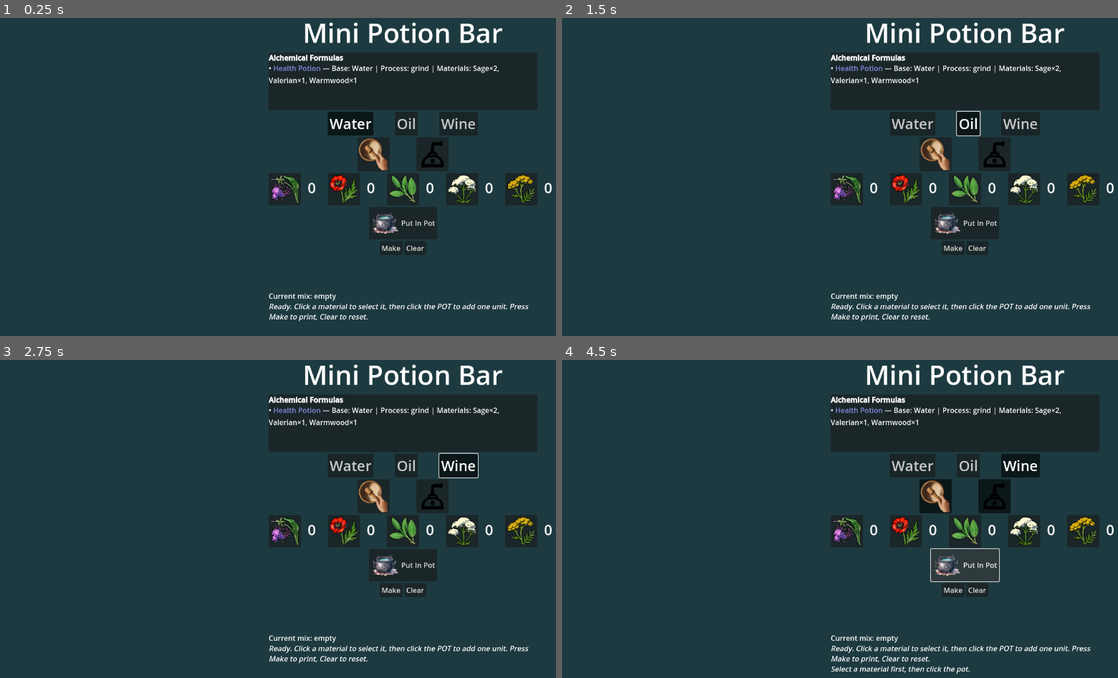
Above: before the commit, frames 1-4 (two rows, left to right).
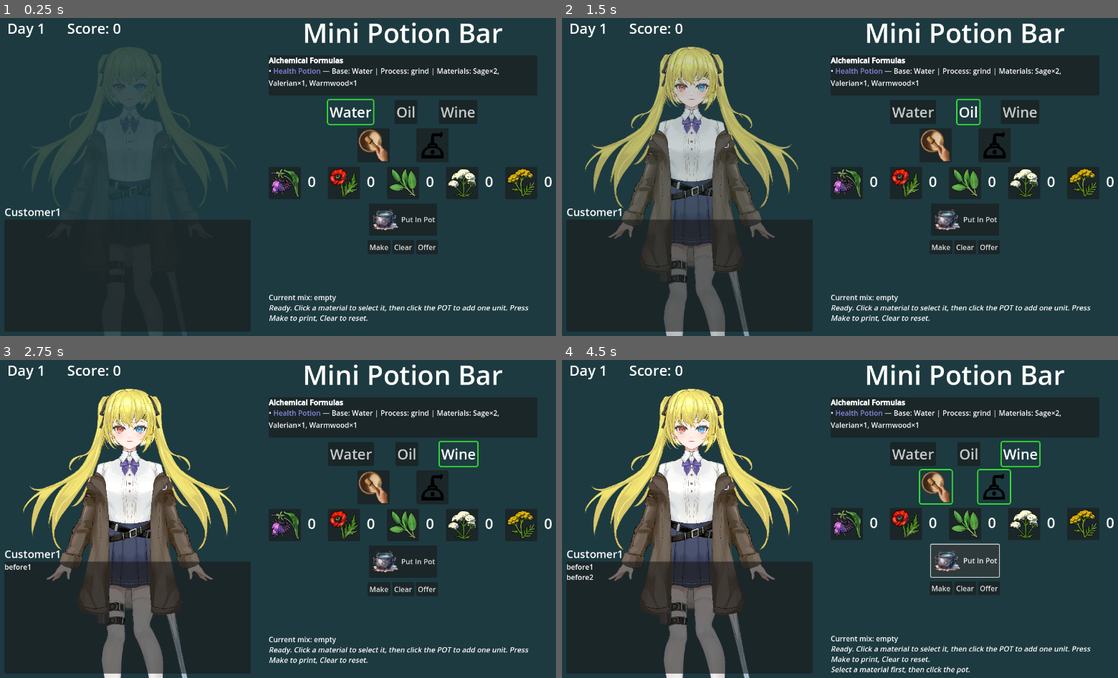
Above: after the commit, the same moments.

Repository: Airon-Tree/PotionBar
Game: Godot game, scene res://Object/main.tscn
Same seed, same stepped clock (60 frames per second), same inputs: the game is played once before the commit and once after it.
Inputs (mouse positions are in pixels of both pictures, inside the frame that each line leads up to; where the layout moved, square brackets give the same spot in the first picture):
- Up to frame 1 (0.25 s): no input
- Up to frame 2 (1.5 s): click "Water" at 0.5 s; click "Oil" at 1.25 s
- Up to frame 3 (2.75 s): click "Wine" at 2 s
- Up to frame 4 (4.5 s): click (934, 487) [934, 496] at 2.75 s; click (995, 487) [995, 496] at 3.5 s; click "Put In Pot" at 4.25 s

The runs differ from the first frame. In frame 1, 9.6% of the frame differs, in the area x 0-100%, y 1-100%; in frame 2, 19%; in frame 3, 20%; in frame 4, 21%.

Commit message:
Basic framework completed

Diff:
--- /dev/null
+++ b/Object/customer.tscn
@@ -0,0 +1,63 @@
+[gd_scene load_steps=3 format=3 uid="uid://b7d67ruwk3dle"]
+
+[ext_resource type="Script" uid="uid://pbau4clwxyso" path="res://Script/customer.gd" id="1_2bhhp"]
+[ext_resource type="Texture2D" uid="uid://biedd1f1qvq3j" path="res://Art/customer1.png" id="1_5g0ex"]
+
+[node name="Customer" type="Control"]
+layout_mode = 3
+anchors_preset = 0
+script = ExtResource("1_2bhhp")
+
+[node name="Date" type="Label" parent="."]
+layout_mode = 0
+offset_left = 16.0
+offset_top = 10.0
+offset_right = 56.0
+offset_bottom = 55.0
+theme_override_font_sizes/font_size = 32
+text = "Date"
+
+[node name="Score" type="Label" parent="."]
+layout_mode = 0
+offset_left = 150.0
+offset_top = 10.0
+offset_right = 235.0
+offset_bottom = 55.0
+theme_override_font_sizes/font_size = 32
+text = "Score"
+
+[node name="Portrait" type="TextureRect" parent="."]
+layout_mode = 1
+offset_top = -69.99999
+offset_right = 2894.0
+offset_bottom = 5251.0
+scale = Vector2(0.2, 0.2)
+texture = ExtResource("1_5g0ex")
+
+[node name="Name" type="Label" parent="."]
+layout_mode = 0
+offset_left = 10.0
+offset_top = 426.0
+offset_right = 560.0
+offset_bottom = 460.0
+theme_override_font_sizes/font_size = 24
+text = "Name"
+
+[node name="Dialogue" type="PanelContainer" parent="."]
+custom_minimum_size = Vector2(550, 128)
+layout_mode = 0
+offset_left = 10.0
+offset_top = 460.0
+offset_right = 560.0
+offset_bottom = 710.0
+
+[node name="ScrollContainer" type="ScrollContainer" parent="Dialogue"]
+layout_mode = 2
+
+[node name="DialogText" type="RichTextLabel" parent="Dialogue/ScrollContainer"]
+custom_minimum_size = Vector2(550, 250)
+layout_mode = 2
+theme_override_colors/default_color = Color(1, 1, 1, 1)
+theme_override_constants/line_separation = 4
+bbcode_enabled = true
+fit_content = true
--- a/Object/main.tscn
+++ b/Object/main.tscn
@@ -1,8 +1,13 @@
-[gd_scene load_steps=2 format=3 uid="uid://dx3bok7uj30cc"]
+[gd_scene load_steps=4 format=3 uid="uid://dx3bok7uj30cc"]
 
+[ext_resource type="Script" uid="uid://ca5xam3ddgu8g" path="res://Script/gamemanager.gd" id="1_f1bcj"]
 [ext_resource type="PackedScene" uid="uid://bbj6qmh87eu20" path="res://Object/potion_bar.tscn" id="1_mwa4b"]
+[ext_resource type="PackedScene" uid="uid://b7d67ruwk3dle" path="res://Object/customer.tscn" id="2_pka1d"]
 
 [node name="Main" type="Node2D"]
+script = ExtResource("1_f1bcj")
+potion_bar_path = NodePath("PotionBar")
+customer_path = NodePath("Customer")
 
 [node name="BackgroundColor" type="ColorRect" parent="."]
 offset_right = 1280.0
@@ -12,3 +17,5 @@
 [node name="PotionBar" parent="." instance=ExtResource("1_mwa4b")]
 offset_left = 600.0
 offset_right = 600.0
+
+[node name="Customer" parent="." instance=ExtResource("2_pka1d")]
--- a/Object/potion_bar.tscn
+++ b/Object/potion_bar.tscn
@@ -22,11 +22,12 @@
 
 [node name="MarginContainer" type="MarginContainer" parent="."]
 layout_mode = 0
-offset_right = 120.0
-offset_bottom = 169.0
+offset_right = 600.0
+offset_bottom = 619.0
 
 [node name="VBoxContainer" type="VBoxContainer" parent="MarginContainer"]
 layout_mode = 2
+theme_override_constants/separation = 10
 
 [node name="Label" type="Label" parent="MarginContainer/VBoxContainer"]
 layout_mode = 2
@@ -35,14 +36,14 @@
 horizontal_alignment = 1
 
 [node name="FormulaPanel" type="PanelContainer" parent="MarginContainer/VBoxContainer"]
-custom_minimum_size = Vector2(320, 128)
+custom_minimum_size = Vector2(550, 90)
 layout_mode = 2
 
 [node name="ScrollContainer" type="ScrollContainer" parent="MarginContainer/VBoxContainer/FormulaPanel"]
 layout_mode = 2
 
 [node name="FormulaList" type="RichTextLabel" parent="MarginContainer/VBoxContainer/FormulaPanel/ScrollContainer"]
-custom_minimum_size = Vector2(550, 128)
+custom_minimum_size = Vector2(600, 90)
 layout_mode = 2
 theme_override_colors/default_color = Color(1, 1, 1, 1)
 theme_override_constants/line_separation = 4
@@ -157,8 +158,12 @@
 layout_mode = 2
 text = "Clear"
 
+[node name="OfferButton" type="Button" parent="MarginContainer/VBoxContainer/ActionBar"]
+layout_mode = 2
+text = "Offer"
+
 [node name="PotionsShelf" type="HBoxContainer" parent="MarginContainer/VBoxContainer"]
-custom_minimum_size = Vector2(0, 72)
+custom_minimum_size = Vector2(0, 65)
 layout_mode = 2
 size_flags_horizontal = 4
 
--- a/Script/PotionBar.gd
+++ b/Script/PotionBar.gd
@@ -3,13 +3,17 @@
 var counts: Dictionary = {}
 var selected: String = ""
 var pot_list: Array[String] = []
+var green_stylebox: StyleBoxFlat
+
+signal potion_made(potion_name: String)
 
 @onready var materials_bar := $MarginContainer/VBoxContainer/MaterialsBar
 @onready var material_buttons := materials_bar.get_children()
 @onready var pot_button := $MarginContainer/VBoxContainer/CenterContainer/PotButton
 @onready var make_button := $MarginContainer/VBoxContainer/ActionBar/MakeButton
 @onready var clear_button := $MarginContainer/VBoxContainer/ActionBar/ClearButton
-@onready var log := $MarginContainer/VBoxContainer/Log
+@onready var offer_button := $MarginContainer/VBoxContainer/ActionBar/OfferButton
+@onready var log_view := $MarginContainer/VBoxContainer/Log
 
 # Bases & Process buttons
 @onready var base_bar := $MarginContainer/VBoxContainer/BaseBar
@@ -39,8 +43,6 @@
 	# Add more recipes here later...
 ]
 
-
-
 var base_selected: String = ""
 var do_grind: bool = false
 var do_distill: bool = false
@@ -56,8 +58,9 @@
 	pot_button.pressed.connect(_on_pot_pressed)
 	make_button.pressed.connect(_on_make_pressed)
 	clear_button.pressed.connect(_on_clear_pressed)
-
-
+	offer_button.pressed.connect(_on_offer_pressed)
+
+	green_stylebox = _make_green_box()
 
 	# Bases
 	base_btn_water.toggle_mode = true
@@ -84,6 +87,8 @@
 			r["texture"] = tex_health_potion
 
 	_refresh_formula_list()
+	_refresh_highlight_from_state()
+	call_deferred("_refresh_highlight_from_state")
 
 	_log_intro()
 
@@ -129,29 +134,32 @@
 	_highlight_button(base_btn_oil,   which == "Oil")
 	_highlight_button(base_btn_wine,  which == "Wine")
 	_update_mix_line()
+	_refresh_highlight_from_state()
 
 func _on_grind_toggled() -> void:
 	do_grind = grind_button.button_pressed
 	_highlight_button(grind_button, do_grind)
 	_update_mix_line()
+	_refresh_highlight_from_state()
 
 func _on_distill_toggled() -> void:
 	do_distill = distill_button.button_pressed
 	_highlight_button(distill_button, do_distill)
 	_update_mix_line()
+	_refresh_highlight_from_state()
 
 func _highlight_button(btn: Button, on: bool) -> void:
 	# brighter when selected
 	btn.modulate = Color(1,1,1,1) if on else Color(0.9,0.9,0.9,1)
 
-func _on_material_chosen(name: String) -> void:
-	selected = name
+func _on_material_chosen(mat_name: String) -> void:
+	selected = mat_name
 	for mb in material_buttons:
-		mb.set_selected(mb.material_name == name)
+		mb.set_selected(mb.material_name == mat_name)
 
 func _on_pot_pressed() -> void:
 	if selected == "":
-		log.append_text("[i]Select a material first, then click the pot.[/i]\n")
+		log_view.append_text("[i]Select a material first, then click the pot.[/i]\n")
 		return
 	counts[selected] += 1
 	pot_list.append(selected)
@@ -190,18 +198,18 @@
 	# Log the result
 	var line := "Result: [b]%s[/b]  |  Base: %s  |  Process: %s  |  Materials: %s" % [result_name, base_str, process_str, summary]
 	print(line)
-	log.append_text(line + "\n")
+	log_view.append_text(line + "\n")
 
 	# Show the potion on the shelf (texture)
 	_add_potion_to_shelf(result_tex, result_name)
 
-func _add_potion_to_shelf(tex: Texture2D, name: String) -> void:
+func _add_potion_to_shelf(tex: Texture2D, potion_name: String) -> void:
 	var t := TextureRect.new()
 	t.expand_mode = TextureRect.EXPAND_FIT_WIDTH_PROPORTIONAL
 	t.stretch_mode = TextureRect.STRETCH_KEEP_ASPECT_CENTERED
 	t.custom_minimum_size = Vector2(64, 64)
 	t.texture = tex
-	t.tooltip_text = name
+	t.tooltip_text = potion_name
 	potions_shelf.add_child(t)
 
 func _on_clear_pressed() -> void:
@@ -216,7 +224,7 @@
 		mb.set_count(0)
 		mb.set_selected(false)
 
-		# reset base & process
+	# reset base & process
 	base_selected = ""
 	base_btn_water.set_pressed_no_signal(false)
 	base_btn_oil.set_pressed_no_signal(false)
@@ -232,14 +240,36 @@
 	_highlight_button(grind_button, false)
 	_highlight_button(distill_button, false)
 
-	log.text = ""
+	log_view.text = ""
 	_log_intro()
 
 	for c in potions_shelf.get_children():
 		c.queue_free()
 
+	_refresh_highlight_from_state()
+
+func _on_offer_pressed() -> void:
+	var count := potions_shelf.get_child_count()
+	if count <= 0:
+		log_view.append_text("[i]No potion to offer. Make one first.[/i]\n")
+		return
+
+	var last := potions_shelf.get_child(count - 1)
+	var offered_name := ""
+	if last is TextureRect:
+		offered_name = (last as TextureRect).tooltip_text
+
+	if offered_name == "":
+		log_view.append_text("[i]The last potion has no name. Make again.[/i]\n")
+		return
+
+	emit_signal("potion_made", offered_name)
+	log_view.append_text("[b]Offered:[/b] %s\n" % offered_name)
+
+	_on_clear_pressed()
+
 func _log_intro() -> void:
-	log.append_text("[i]Ready. Click a material to select it, then click the POT to add one unit. Press Make to print, Clear to reset.[/i]\n")
+	log_view.append_text("[i]Ready. Click a material to select it, then click the POT to add one unit. Press Make to print, Clear to reset.[/i]\n")
 
 func _update_mix_line() -> void:
 	var parts: Array[String] = []
@@ -247,13 +277,13 @@
 		if counts[k] > 0:
 			parts.append("%s×%d" % [k, counts[k]])
 	var summary := ", ".join(parts) if parts.size() > 0 else "empty"
-	var base_str := base_selected if base_selected != "" else "no base"
+	var _base_str := base_selected if base_selected != "" else "no base"
 	var proc_parts: Array[String] = []
 	if do_grind: proc_parts.append("grinded")
 	if do_distill: proc_parts.append("distilled")
-	var process_str := ", ".join(proc_parts) if proc_parts.size() > 0 else "no processing"
-
-	log.text = "Current mix: " + summary + "\n"
+	var _process_str := ", ".join(proc_parts) if proc_parts.size() > 0 else "no processing"
+
+	log_view.text = "Current mix: " + summary + "\n"
 
 func _clean_counts_dict(src: Dictionary) -> Dictionary:
 	# returns a new dictionary with only >0 entries
@@ -287,3 +317,55 @@
 		if _materials_equal(mat_now, r["materials"]):
 			return r
 	return {}  # no match
+
+func _set_sides(sb: StyleBoxFlat, prop_prefix: String, v: float) -> void:
+	for side in ["left", "top", "right", "bottom"]:
+		sb.set("%s_%s" % [prop_prefix, side], v)
+
+func _set_corners(sb: StyleBoxFlat, radius: float) -> void:
+	for corner in ["top_left", "top_right", "bottom_left", "bottom_right"]:
+		sb.set("corner_radius_%s" % corner, radius)
+
+func _make_green_box() -> StyleBoxFlat:
+	var sb := StyleBoxFlat.new()
+	sb.bg_color = Color(0, 0, 0, 0)
+	sb.border_color = Color(0.2, 0.85, 0.2)
+	var w := 3
+
+	_set_sides(sb, "border_width", w)
+	_set_sides(sb, "expand_margin", w)
+	_set_sides(sb, "content_margin", w)
+	_set_corners(sb, 6)
+
+	return sb
+
+func _apply_green_border(btn: Button) -> void:
+	if green_stylebox == null:
+		green_stylebox = _make_green_box()
+	for s in ["normal", "hover", "pressed", "focus", "disabled"]:
+		btn.add_theme_stylebox_override(s, green_stylebox)
+
+func _clear_green_border(btn: Button) -> void:
+	for s in ["normal", "hover", "pressed", "focus", "disabled"]:
+		btn.remove_theme_stylebox_override(s)
+
+func _refresh_highlight_from_state() -> void:
+	_clear_green_border(base_btn_water)
+	_clear_green_border(base_btn_oil)
+	_clear_green_border(base_btn_wine)
+	if base_selected == "Water":
+		_apply_green_border(base_btn_water)
+	elif base_selected == "Oil":
+		_apply_green_border(base_btn_oil)
+	elif base_selected == "Wine":
+		_apply_green_border(base_btn_wine)
+
+	if do_grind:
+		_apply_green_border(grind_button)
+	else:
+		_clear_green_border(grind_button)
+
+	if do_distill:
+		_apply_green_border(distill_button)
+	else:
+		_clear_green_border(distill_button)
--- /dev/null
+++ b/Script/customer.gd
@@ -0,0 +1,277 @@
+extends Control
+
+signal awaiting_potion(customer_index: int, day: int)
+signal finished_day(day: int)
+
+@onready var date_label: Label = $Date
+@onready var portrait: TextureRect = $Portrait
+@onready var name_label: Label = $Name
+@onready var score_label: Label = $Score
+@onready var dialog_text: RichTextLabel = $Dialogue/ScrollContainer/DialogText
+@onready var scroll_container: ScrollContainer = $Dialogue/ScrollContainer
+
+# Customer info (make sure the image paths exist)
+const CUSTOMER_INFOS = [
+	{"name": "Customer1", "tex": preload("res://Art/customer1.png")},
+	{"name": "Customer2", "tex": preload("res://Art/customer2.png")},
+	{"name": "Customer3", "tex": preload("res://Art/customer3.png")},
+]
+
+# Dialogue structure: DIALOG_BANK[day][customer] = {"before": [...], "after": {"after1": [...], "after2": [...]} }
+var DIALOG_BANK: Dictionary = {
+	1: {
+		0: {
+			"before": ["before1", "before2", "before3"],
+			"after": {
+				"after1": ["after1-1", "after1-2", "after1-3"],
+				"after2": ["after2-1", "after2-2", "after2-3"]
+			}
+		},
+		1: {
+			"before": ["before1", "before2", "before3"],
+			"after": {
+				"after1": ["after1-1", "after1-2", "after1-3"],
+				"after2": ["after2-1", "after2-2", "after2-3"]
+			}
+		},
+		2: {
+			"before": ["before1", "before2", "before3"],
+			"after": {
+				"after1": ["after1-1", "after1-2", "after1-3"],
+				"after2": ["after2-1", "after2-2", "after2-3"]
+			}
+		}
+	},
+	2: {
+		0: {
+			"before": ["before1", "before2", "before3"],
+			"after": {
+				"after1": ["after1-1", "after1-2", "after1-3"],
+				"after2": ["after2-1", "after2-2", "after2-3"]
+			}
+		},
+		1: {
+			"before": ["before1", "before2", "before3"],
+			"after": {
+				"after1": ["after1-1", "after1-2", "after1-3"],
+				"after2": ["after2-1", "after2-2", "after2-3"]
+			}
+		},
+		2: {
+			"before": ["before1", "before2", "before3"],
+			"after": {
+				"after1": ["after1-1", "after1-2", "after1-3"],
+				"after2": ["after2-1", "after2-2", "after2-3"]
+			}
+		}
+	},
+	3: {
+		0: {
+			"before": ["before1", "before2", "before3"],
+			"after": {
+				"after1": ["after1-1", "after1-2", "after1-3"],
+				"after2": ["after2-1", "after2-2", "after2-3"]
+			}
+		},
+		1: {
+			"before": ["before1", "before2", "before3"],
+			"after": {
+				"after1": ["after1-1", "after1-2", "after1-3"],
+				"after2": ["after2-1", "after2-2", "after2-3"]
+			}
+		},
+		2: {
+			"before": ["before1", "before2", "before3"],
+			"after": {
+				"after1": ["after1-1", "after1-2", "after1-3"],
+				"after2": ["after2-1", "after2-2", "after2-3"]
+			}
+		}
+	}
+}
+
+# Potion requirement mapping: EXPECTED_POTIONS[day][customer_index][potion_name] = after_key
+var EXPECTED_POTIONS: Dictionary = {
+	1: {
+		0: {"Health Potion": {"after":"after2","score":100}, "Failed Potion": {"after":"after1","score":50}},
+		1: {"Health Potion": {"after":"after2","score":100}, "Failed Potion": {"after":"after1","score":50}},
+		2: {"Health Potion": {"after":"after2","score":100}, "Failed Potion": {"after":"after1","score":50}},
+	},
+	2: {
+		0: {"Health Potion": {"after":"after2","score":100}, "Failed Potion": {"after":"after1","score":50}},
+		1: {"Health Potion": {"after":"after2","score":100}, "Failed Potion": {"after":"after1","score":50}},
+		2: {"Health Potion": {"after":"after2","score":100}, "Failed Potion": {"after":"after1","score":50}},
+	},
+	3: {
+		0: {"Health Potion": {"after":"after2","score":100}, "Failed Potion": {"after":"after1","score":50}},
+		1: {"Health Potion": {"after":"after2","score":100}, "Failed Potion": {"after":"after1","score":50}},
+		2: {"Health Potion": {"after":"after2","score":100}, "Failed Potion": {"after":"after1","score":50}},
+	}
+}
+
+@export var default_after_key: String = "after1"
+@export var line_interval_sec: float = 2.0
+@export var transition_interval_sec: float = 1.0
+@export var fade_duration_sec: float = 2.0
+
+var _day: int = 1
+var _idx: int = 0
+var _total_days: int = 3
+var _total_score: int = 0
+var _waiting: bool = false
+var _running: bool = false
+var _fade_tween: Tween = null
+
+func _ready() -> void:
+	portrait.modulate = Color(portrait.modulate.r, portrait.modulate.g, portrait.modulate.b, 0.0)
+	_update_day_label()
+	_update_score_label()
+	_start_customer_flow()
+
+# ================= External Interface =================
+func notify_potion(potion_name: String) -> void:
+	if not _waiting:
+		return
+	_waiting = false
+
+	var info: Dictionary = _resolve_after_info(_day, _idx, potion_name)  # {after_key, score}
+	var after_key: String = info["after_key"]
+	var lines: Array = _get_after_lines(_day, _idx, after_key)
+	await _play_lines(lines)
+
+	# Add score and update label
+	_total_score += int(info["score"])
+	_update_score_label()
+
+	# Delay before switching
+	await get_tree().create_timer(transition_interval_sec).timeout
+	await _fade_out()
+
+	if _day == _total_days and _idx == CUSTOMER_INFOS.size() - 1:
+		emit_signal("finished_day", _day)
+		return
+
+	_clear_dialog()
+	_next_customer_or_next_day()
+
+# ================= Flow Control =================
+func _start_customer_flow() -> void:
+	if _running:
+		return
+	_running = true
+
+	var info: Dictionary = CUSTOMER_INFOS[_idx]
+	name_label.text = info["name"]
+	portrait.texture = info["tex"]
+
+	await _fade_in()
+
+	_clear_dialog()
+	var before_lines: Array = _get_before_lines(_day, _idx)
+	await _play_lines(before_lines)
+
+	_waiting = true
+	_running = false
+	emit_signal("awaiting_potion", _idx, _day)
+
+func _next_customer_or_next_day() -> void:
+	_idx += 1
+	if _idx >= CUSTOMER_INFOS.size():
+		_idx = 0
+		_day += 1
+		_update_day_label()
+		emit_signal("finished_day", _day - 1)
+	_start_customer_flow()
+
+func _update_day_label() -> void:
+	if is_instance_valid(date_label):
+		date_label.text = "Day %d" % _day
+
+# ================= Matching Logic =================
+func _resolve_after_key(day: int, idx: int, potion_name: String) -> String:
+	var day_map: Dictionary = EXPECTED_POTIONS.get(day, {})
+	var cust_map: Dictionary = day_map.get(idx, {})
+	if cust_map.has(potion_name):
+		return String(cust_map[potion_name])
+	return default_after_key
+
+func _get_before_lines(day: int, idx: int) -> Array:
+	var d: Dictionary = DIALOG_BANK.get(day, {})
+	var c: Dictionary = d.get(idx, {})
+	if c.has("before"):
+		return c["before"]
+	return []
+
+func _get_after_lines(day: int, idx: int, after_key: String) -> Array:
+	var d: Dictionary = DIALOG_BANK.get(day, {})
+	var c: Dictionary = d.get(idx, {})
+	if not c.has("after"):
+		return []
+	var after: Dictionary = c["after"]
+	if after.has(after_key):
+		return after[after_key]
+	return []
+
+# ================= UI Helpers =================
+func _clear_dialog() -> void:
+	dialog_text.clear()
+	_autoscroll_deferred()
+
+func _append_dialog(line: String) -> void:
+	if line == "":
+		return
+	dialog_text.append_text(line + "\n")
+	_autoscroll_deferred()
+
+func _autoscroll_deferred() -> void:
+	await get_tree().process_frame
+	scroll_container.scroll_vertical = 999999
+
+func _play_lines(lines: Array) -> void:
+	for i in range(lines.size()):
+		var l: String = str(lines[i])
+		_append_dialog(l)
+		if i < lines.size() - 1:
+			await get_tree().create_timer(line_interval_sec).timeout
+
+# Parse potion mapping entries into {after_key, score}
+func _resolve_after_info(day: int, idx: int, potion_name: String) -> Dictionary:
+	var day_map: Dictionary = EXPECTED_POTIONS.get(day, {})
+	var cust_map: Dictionary = day_map.get(idx, {})
+
+	if cust_map.has(potion_name):
+		var entry: Variant = cust_map[potion_name]
+		if typeof(entry) == TYPE_DICTIONARY:
+			var ak: String = String(entry.get("after", default_after_key))
+			var sc: int = int(entry.get("score", 0))
+			return {"after_key": ak, "score": sc}
+		else:
+			# compatibility with old format: plain string after_key, no score
+			var ak2: String = String(entry)
+			return {"after_key": ak2, "score": 0}
+
+	# fallback: default branch, score = 0
+	return {"after_key": default_after_key, "score": 0}
+
+func _update_score_label() -> void:
+	if is_instance_valid(score_label):
+		score_label.text = "Score: %d" % _total_score
+
+func _kill_fade_tween() -> void:
+	if _fade_tween != null:
+		_fade_tween.kill()
+		_fade_tween = null
+
+func _fade_to(alpha: float) -> void:
+	_kill_fade_tween()
+	_fade_tween = create_tween()
+	_fade_tween.tween_property(portrait, "modulate:a", alpha, fade_duration_sec)
+	await _fade_tween.finished
+
+func _fade_in() -> void:
+	if portrait.modulate.a < 0.001:
+		portrait.modulate = Color(portrait.modulate.r, portrait.modulate.g, portrait.modulate.b, 0.0)
+	await _fade_to(1.0)
+
+func _fade_out() -> void:
+	await _fade_to(0.0)
--- /dev/null
+++ b/Script/gamemanager.gd
@@ -0,0 +1,117 @@
+extends Node
+# gamemanager.gd — Bridge between PotionBar and Customer; settle on day 3, show score, allow restart
+
+@export var potion_bar_path: NodePath
+@export var customer_path: NodePath
+
+@export var total_days: int = 3              # total number of days
+@export var settle_delay_sec: float = 1.0    # delay before settlement after the last day
+
+var potion_bar: Node = null
+var customer: Node = null
+
+var _waiting_for_potion: bool = false
+var _pending_potion_name: String = ""        # buffer if potion is made before the customer is awaiting
+var _settle_dialog: AcceptDialog = null      # settlement popup
+
+func _ready() -> void:
+	# fetch nodes
+	if potion_bar_path != NodePath():
+		potion_bar = get_node_or_null(potion_bar_path)
+	if customer_path != NodePath():
+		customer = get_node_or_null(customer_path)
+
+	if potion_bar == null:
+		push_error("GameManager.gd: PotionBar not found. Please set potion_bar_path in the Inspector.")
+	if customer == null:
+		push_error("GameManager.gd: Customer not found. Please set customer_path in the Inspector.")
+
+	# connect signals
+	if potion_bar:
+		# PotionBar.gd: signal potion_made(potion_name: String)
+		potion_bar.connect("potion_made", Callable(self, "_on_potion_made"))
+	if customer:
+		# Customer.gd: signal awaiting_potion(customer_index: int, day: int)
+		customer.connect("awaiting_potion", Callable(self, "_on_customer_awaiting"))
+		# Customer.gd: signal finished_day(day: int)
+		customer.connect("finished_day", Callable(self, "_on_finished_day"))
+		customer.set("_total_days", total_days)
+
+	# init state
+	_waiting_for_potion = false
+	_pending_potion_name = ""
+
+func _on_potion_made(potion_name: String) -> void:
+	# When a potion is made: deliver immediately if customer is awaiting; otherwise buffer it
+	if customer == null:
+		return
+
+	if _waiting_for_potion:
+		_waiting_for_potion = false
+		customer.call_deferred("notify_potion", potion_name)
+		_pending_potion_name = ""
+		print("[GameManager] Deliver potion now: ", potion_name)
+	else:
+		_pending_potion_name = potion_name
+		print("[GameManager] Buffer potion: ", potion_name, " (waiting for customer to be ready)")
+
+func _on_customer_awaiting(customer_index: int, day: int) -> void:
+	# Customer is now awaiting a potion
+	_waiting_for_potion = true
+	print("[GameManager] Customer awaiting: day ", day, " index ", customer_index)
+
+	# If a potion was buffered earlier, deliver it now
+	if _pending_potion_name != "":
+		var potion_to_deliver := _pending_potion_name   # avoid shadowing Node.name
+		_pending_potion_name = ""
+		_waiting_for_potion = false
+		customer.call_deferred("notify_potion", potion_to_deliver)
+		print("[GameManager] Deliver buffered potion: ", potion_to_deliver)
+
+func _on_finished_day(day: int) -> void:
+	print("[GameManager] Day finished: day ", day, ". Moving to next day.")
+	# clear state across days
+	_waiting_for_potion = false
+	_pending_potion_name = ""
+
+	# reached the last day: start settlement flow
+	if day >= total_days:
+		# prevent Customer from starting the next day (Customer._start_customer_flow checks _running)
+		if customer:
+			customer.set("_running", true)
+		# wait, then show settlement
+		await get_tree().create_timer(settle_delay_sec).timeout
+		_show_settlement()
+
+# ===== Settlement popup =====
+func _show_settlement() -> void:
+	var score := 0
+	if customer:
+		var v = customer.get("_total_score")
+		if v != null:
+			score = int(v)
+
+	if _settle_dialog == null:
+		_settle_dialog = AcceptDialog.new()
+		_settle_dialog.title = "End of Operations"
+		_settle_dialog.dialog_text = ""
+		_settle_dialog.exclusive = true
+		_settle_dialog.min_size = Vector2i(320, 180)
+		_settle_dialog.size = Vector2i(320, 180)
+		add_child(_settle_dialog)
+		# set button text to "Restart"
+		_settle_dialog.get_ok_button().text = " Restart "
+		_settle_dialog.confirmed.connect(func ():
+			get_tree().reload_current_scene()
+		)
+
+	var lbl := _settle_dialog.get_label()
+	if lbl:
+		lbl.horizontal_alignment = HORIZONTAL_ALIGNMENT_CENTER
+		lbl.vertical_alignment = VERTICAL_ALIGNMENT_CENTER
+		lbl.autowrap_mode = TextServer.AUTOWRAP_WORD
+		lbl.size_flags_horizontal = Control.SIZE_EXPAND_FILL
+		lbl.add_theme_font_size_override("font_size", 32)
+
+	_settle_dialog.dialog_text = "Score: %d" % score
+	_settle_dialog.popup_centered_clamped(_settle_dialog.size, 0.9)
Binary file added: Art/customer1.png
Not shown, added: Art/customer1.png.import
Binary file added: Art/customer2.png
Not shown, added: Art/customer2.png.import
Binary file added: Art/customer3.png
Not shown, added: Art/customer3.png.import
Not shown, added: Script/customer.gd.uid
Not shown, added: Script/gamemanager.gd.uid
